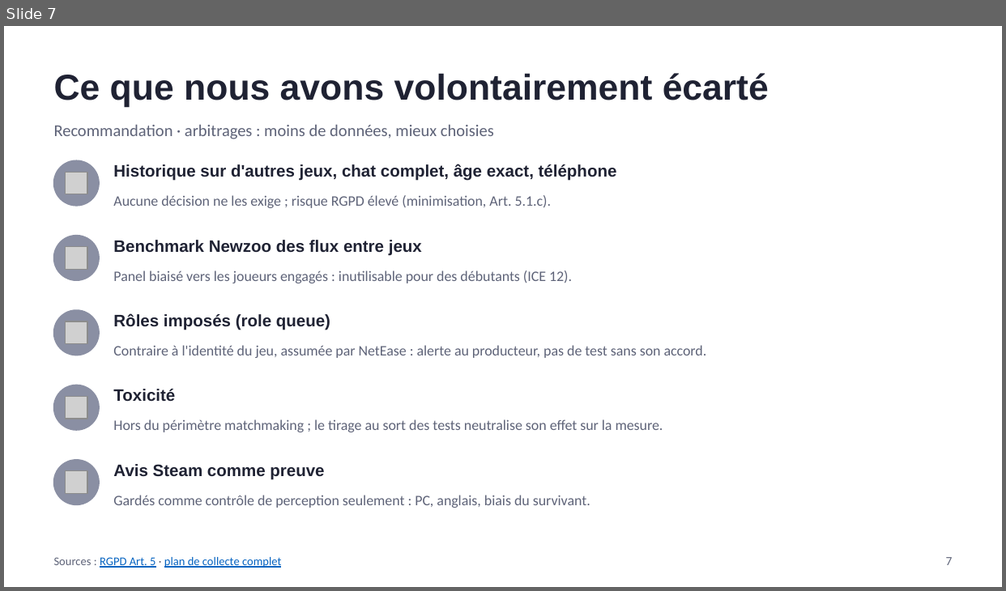
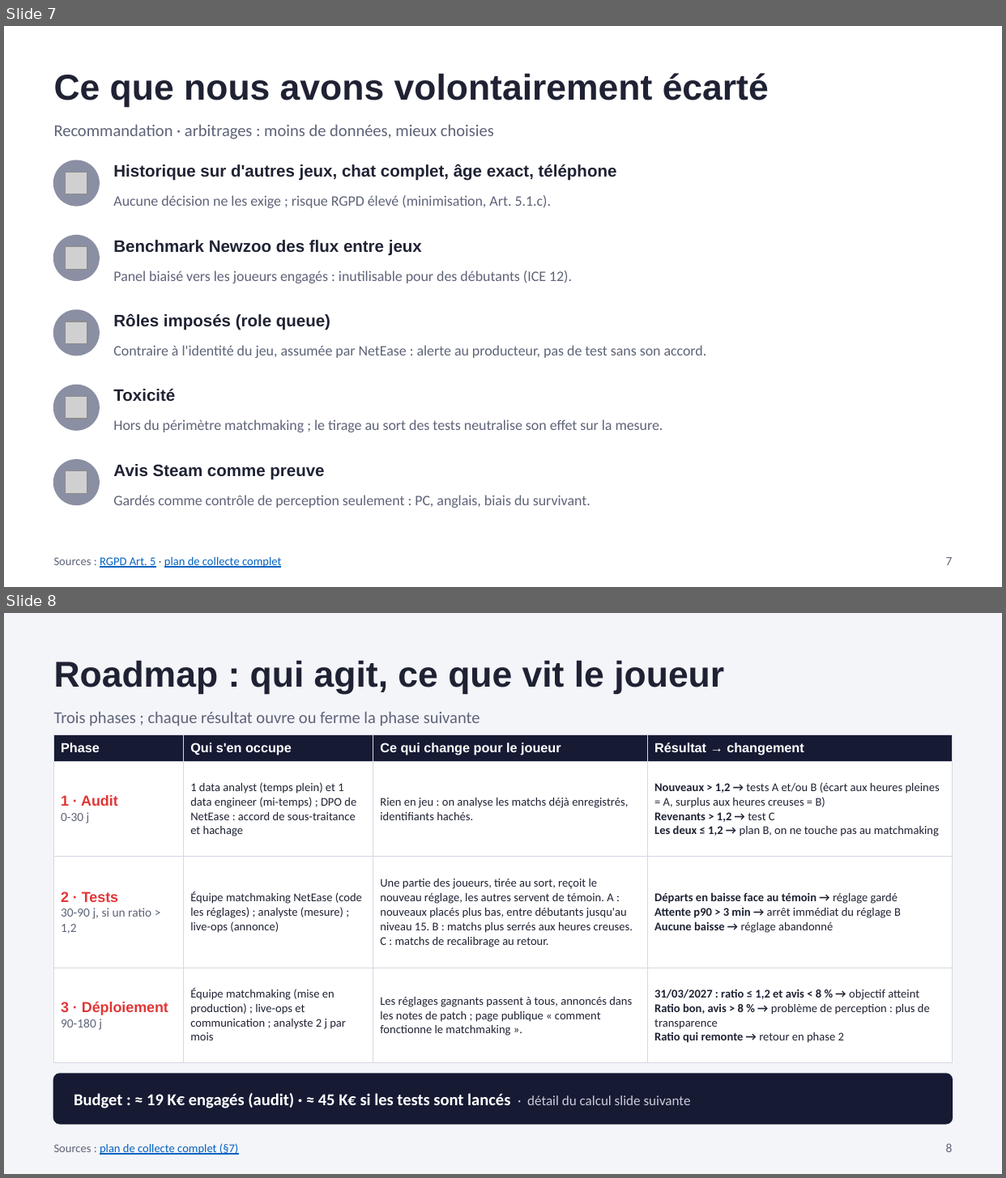
Before and after one commit to noeantoniov1-crypto/SOCIO, a slide deck: docs/presentation/pitch_marvel_rivals_netease.pptx. Shown one above the other, each under a label of ours: slide 7 before the commit, slides 7 and 8 after it. The pictures are 1006x591 and 1006x1178 pixels, drawn with LibreOffice and Linux fonts; fonts in the diff are those of the drawing; grey boxes stand for pictures. Boxes give left, top, right and bottom in pixels: in the first picture for what was removed or moved away, otherwise in the second. Text is boxed around its words. In the diff, an @@ line names an element or a change of style, - is before the commit and + after.

```diff
--- a/docs/presentation/pitch_marvel_rivals_netease.pptx
+++ b/docs/presentation/pitch_marvel_rivals_netease.pptx
@@ slide 8 added at [4,613,1002,1174], background #F4F5F9 @@
@@ text added at [54,660,724,694], 26 pt, text #1F2233, bold @@
+Roadmap : qui agit, ce que vit le joueur
@@ text added at [54,712,480,726], 12 pt, text #5E6378 @@
+Trois phases ; chaque résultat ouvre ou ferme la phase suivante
@@ table added at [54,735,952,1046], 4 rows, 4 columns @@
+Phase | Qui s'en occupe | Ce qui change pour le joueur | Résultat → changement
+1 · Audit / 0-30 j | 1 data analyst (temps plein) et 1 data engineer (mi-temps) ; DPO de NetEase : accord de sous-traitance et hachage | Rien en jeu : on analyse les matchs déjà enregistrés, identifiants hachés. | Nouveaux > 1,2 → tests A et/ou B (écart aux heures pleines = A, surplus aux heures creuses = B) / Revenants > 1,2 → test C / Les deux ≤ 1,2 → plan B, on ne touche pas au matchmaking
+2 · Tests / 30-90 j, si un ratio > 1,2 | Équipe matchmaking NetEase (code les réglages) ; analyste (mesure) ; live-ops (annonce) | Une partie des joueurs, tirée au sort, reçoit le nouveau réglage, les autres servent de témoin. A : nouveaux placés plus bas, entre débutants jusqu'au niveau 15. B : matchs plus serrés aux heures creuses. C : matchs de recalibrage au retour. | Départs en baisse face au témoin → réglage gardé / Attente p90 > 3 min → arrêt immédiat du réglage B / Aucune baisse → réglage abandonné
+3 · Déploiement / 90-180 j | Équipe matchmaking (mise en production) ; live-ops et communication ; analyste 2 j par mois | Les réglages gagnants passent à tous, annoncés dans les notes de patch ; page publique « comment fonctionne le matchmaking ». | 31/03/2027 : ratio ≤ 1,2 et avis < 8 % → objectif atteint / Ratio bon, avis > 8 % → problème de perception : plus de transparence / Ratio qui remonte → retour en phase 2
@@ rounded rectangle added at [54,1074,952,1124], fill #161A33, outline #161A33 1 pt @@
@@ text added at [74,1093,691,1109], 12 pt, text #FFFFFF, bold @@
+Budget : ≈ 19 K€ engagés (audit) · ≈ 45 K€ si les tests sont lancés · détail du calcul slide suivante
@@ text added at [54,1144,238,1155], 8.5 pt, text #0563C1, underline @@
+Sources : plan de collecte complet (§7)
@@ text added at [946,1144,953,1152], 9 pt, text #5E6378 @@
+8
```
Also in this commit, not shown: 3 slides changed, 1 other slide added, 1 slide removed, 1 other file.
